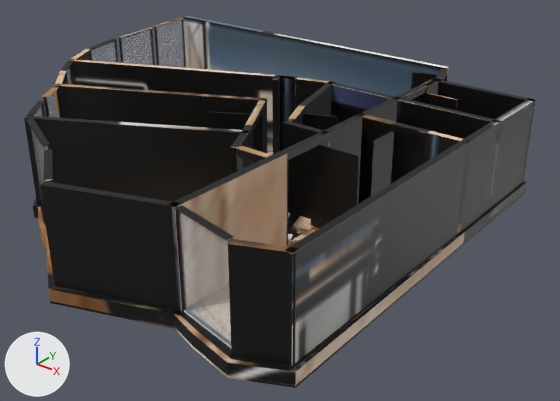
The glTF model akasya-3d/ortak-12/model.glb: old version first, new version second.
Camera for both pictures: a 50 mm camera at (13.51, -13.89, 8.53) aimed at (1.92, 0.6, -0.46). The lights are fixed; the arrows at lower left show +X, +Y and +Z. The older version comes first. Where no turn or scale is listed for an object, it has been applied to the vertices. Vertices at exactly the same position are counted once.

Script lines for the objects in view, before the commit:
```python
mat_baked = bpy.data.materials.new('baked')
mat_baked.use_nodes = True; mat_baked.node_tree.nodes.clear()
_N = mat_baked.node_tree.nodes; _L = mat_baked.node_tree.links
n0 = _N.new('ShaderNodeBsdfPrincipled'); n0.name = 'Principled BSDF'
n1 = _N.new('ShaderNodeOutputMaterial'); n1.name = 'Material Output'
n2 = _N.new('ShaderNodeTexImage'); n2.name = 'Image Texture'
n2.image = img_model_glb
n3 = _N.new('ShaderNodeMapping'); n3.name = 'Mapping'
n3.inputs[1].default_value = (0.00132, -14.96, 0.0)  # 'Location'
n3.inputs[3].default_value = (15.91, 15.96, 1.0)  # 'Scale'
n4 = _N.new('ShaderNodeUVMap'); n4.name = 'UV Map'
n4.uv_map = 'UVMap'
_L.new(n0.outputs[0], n1.inputs[0])  # 'BSDF' to 'Surface'
_L.new(n2.outputs[0], n0.inputs[0])  # 'Color' to 'Base Color'
_L.new(n3.outputs[0], n2.inputs[0])  # 'Vector' to 'Vector'
_L.new(n4.outputs[0], n3.inputs[0])  # 'UV' to 'Vector'
me_mesh_0 = bpy.data.meshes.new('Mesh_0')
me_mesh_0.from_pydata(...)  # 2287 vertices, 3980 faces; spans x 0.0..13.85, y -12.54..0.0, z 0.0..2.62
me_mesh_0.materials.append(mat_baked)
me_mesh_1 = bpy.data.meshes.new('Mesh_1')
me_mesh_1.from_pydata(...)  # 8 vertices, 12 faces; spans x 0.18..0.33, y -1.9..-0.48, z 0.36..2.61
me_mesh_1.materials.append(mat_glass_rt)  # white #edf3f9
me_mesh_2 = bpy.data.meshes.new('Mesh_2')
me_mesh_2.from_pydata(...)  # 8 vertices, 12 faces; spans x 0.36..0.59, y -3.72..-2.16, z 0.36..2.61
me_mesh_2.materials.append(mat_glass_rt)  # white #edf3f9
ob_mesh_0 = bpy.data.objects.new('Mesh_0', me_mesh_0)
ob_mesh_0.location = (-6.89, 6.24, -0.36)
ob_mesh_1 = bpy.data.objects.new('Mesh_1', me_mesh_1)
ob_mesh_1.location = (-6.89, 6.24, -0.36)
ob_mesh_2 = bpy.data.objects.new('Mesh_2', me_mesh_2)
ob_mesh_2.location = (-6.89, 6.24, -0.36)
# also in view: 'Mesh_9' at (4.92, -5.29, 1.13)
```
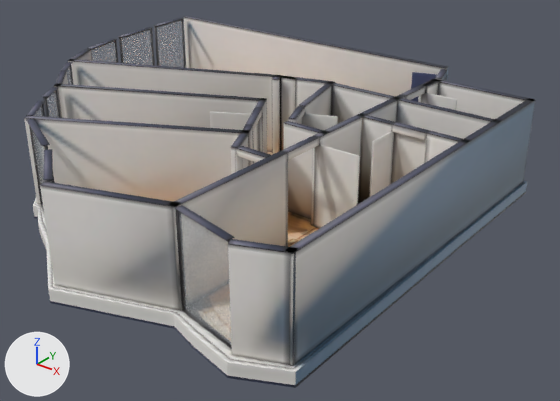
Scene script edits in JSON lines:
```json
{"block": "mat_baked", "where": "n3 = _N.new('ShaderNodeMapping'); n3.name = 'Mapping'"}
{"op": "set", "path": "n3.inputs[1].default_value", "old": "(0.00132, -14.96, 0.0)", "new": "(0.00107, -14.97, 0.0)", "note": "'Location'"}
{"op": "set", "path": "n3.inputs[3].default_value", "old": "(15.91, 15.96, 1.0)", "new": "(15.56, 15.97, 1.0)", "note": "'Scale'"}
{"block": "me_mesh_0", "where": "# used by ob_mesh_0; location = (-6.89, 6.24, -0.36)"}
{"op": "remove", "block": "me_mesh_0", "code": "me_mesh_0.from_pydata(...)  # 2287 vertices, 3980 faces; spans x 0.0..13.85, y -12.54..0.0, z 0.0..2.62"}
{"op": "add", "block": "me_mesh_0", "code": "me_mesh_0.from_pydata(...)  # 2932 vertices, 5370 faces; spans x 0.0..13.85, y -12.54..0.0, z 0.0..2.62"}
{"block": "me_mesh_0", "change": "me_mesh_0 part 1: the loose piece of 8 vertices spanning x 4.71..9.59, y -10.31..-7.61, z 0.36..2.61 is copied, and the copy is scaled about its middle by (0.999, 0.999, 0.00526), then moved by (0.0, 0.0, 1.13); it spans x 4.71..9.59, y -10.31..-7.61, z 2.61..2.62"}
{"block": "me_mesh_0", "change": "me_mesh_0 part 2: the loose piece of 8 vertices spanning x 8.21..11.02, y -12.38..-11.24, z 2.61..2.62 is copied, and the copy is scaled about its middle by (0.997, 0.996, 190), then moved by (0.0, 0.0, -1.13); it spans x 8.22..11.01, y -12.37..-11.24, z 0.36..2.61"}
{"block": "me_mesh_0", "change": "me_mesh_0 part 3: the loose piece of 8 vertices spanning x 4.71..9.6, y -10.31..-7.6, z 2.61..2.62 is deleted"}
{"block": "me_mesh_0", "change": "me_mesh_0 part 4: 3 vertices moved within x 9.55..10.82, y -7.51..-1.43, z 0.0..2.62; 53 vertices removed from x 1.05..13.71, y -12.38..-1.43, z 0.36..2.62; 690 vertices added at x 1.05..13.71, y -12.21..-0.06, z 0.0..2.62"}
{"block": "me_mesh_0", "change": "me_mesh_0 part 5: 2948 kept faces spanning x 0.0..13.85, y -12.54..0.0, z 0.0..2.62 get new texture (UV) coordinates"}
```

Location of each change, (x1, y1, x2, y2) in pixels of the pictures (560 x 401 px):
```json
{"object": "Mesh_0", "change": "surface changed", "before": [24, 16, 535, 388], "after": [24, 16, 535, 388], "on screen": "black to grey"}
{"part": 1, "of": "me_mesh_0", "change": "added", "after": [24, 116, 250, 133]}
{"part": 2, "of": "me_mesh_0", "change": "added", "after": [40, 185, 183, 311]}
{"part": 3, "of": "me_mesh_0", "change": "deleted", "before": [24, 116, 248, 133]}
{"part": 4, "of": "me_mesh_0", "change": "reshaped", "before": [40, 49, 535, 366], "after": [33, 49, 535, 368]}
{"part": 5, "of": "me_mesh_0", "change": "surface changed", "before": [24, 16, 535, 388], "after": [24, 16, 501, 388], "on screen": "black to grey"}
```
